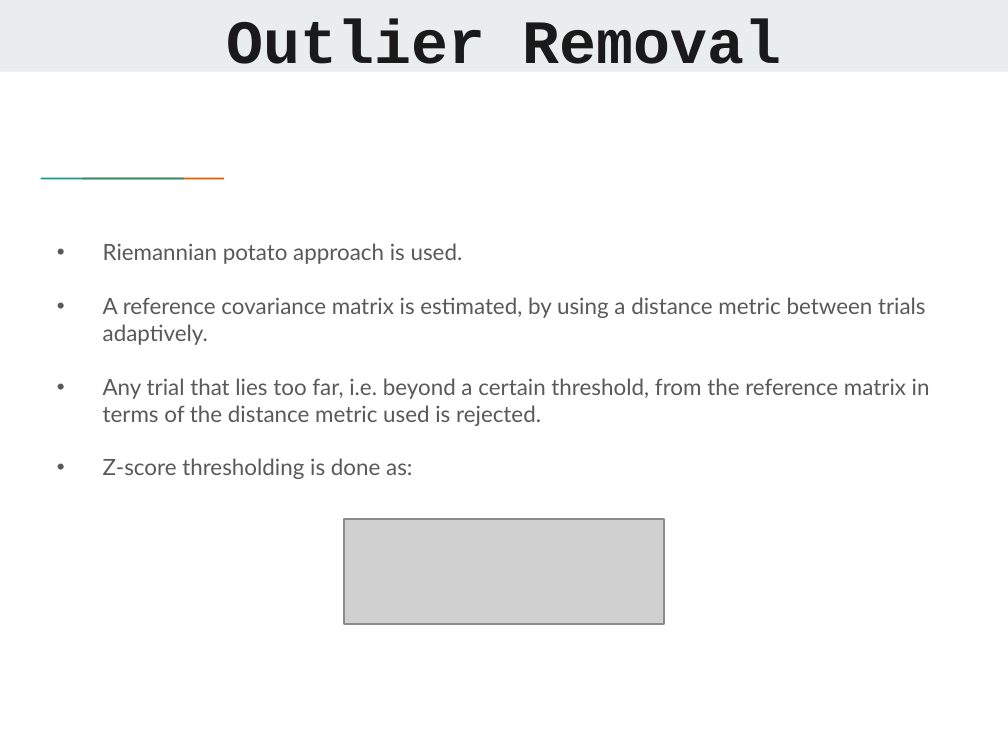
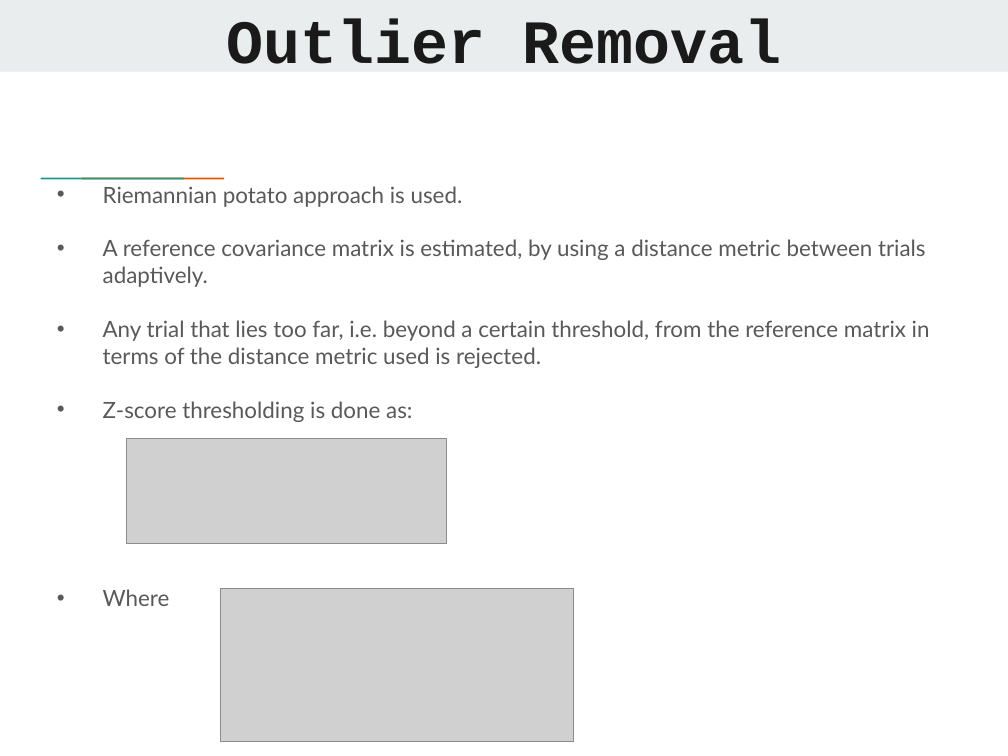
Before and after one commit to SmellingSalt/Group31, a slide deck: slide 7 of Review Material/Review4.pptx. Drawn at 1008x756 pixels with LibreOffice and Linux fonts; fonts in the diff are those of the drawing; grey boxes stand for pictures. Boxes give left, top, right and bottom in pixels: in the first picture for what was removed or moved away, otherwise in the second. Text is boxed around its words. In the diff, an @@ line names an element or a change of style, - is before the commit and + after.

```diff
--- a/Review Material/Review4.pptx
+++ b/Review Material/Review4.pptx
@@ text "Riemannian potato approach is used.": place and size @@
-text "Riemannian potato approach is used." at [103, 243, 930, 479]
+text "Riemannian potato approach is used." at [103, 186, 930, 606]
@@ picture: place and size @@
-picture at [344, 519, 664, 624]
+picture at [126, 438, 446, 543]
@@ text at [103, 589, 170, 606]: paragraph added @@
+• Where
@@ picture added at [220, 589, 574, 742] @@
```
Also in this commit, not shown: 2 slides added, 2 slides removed.
